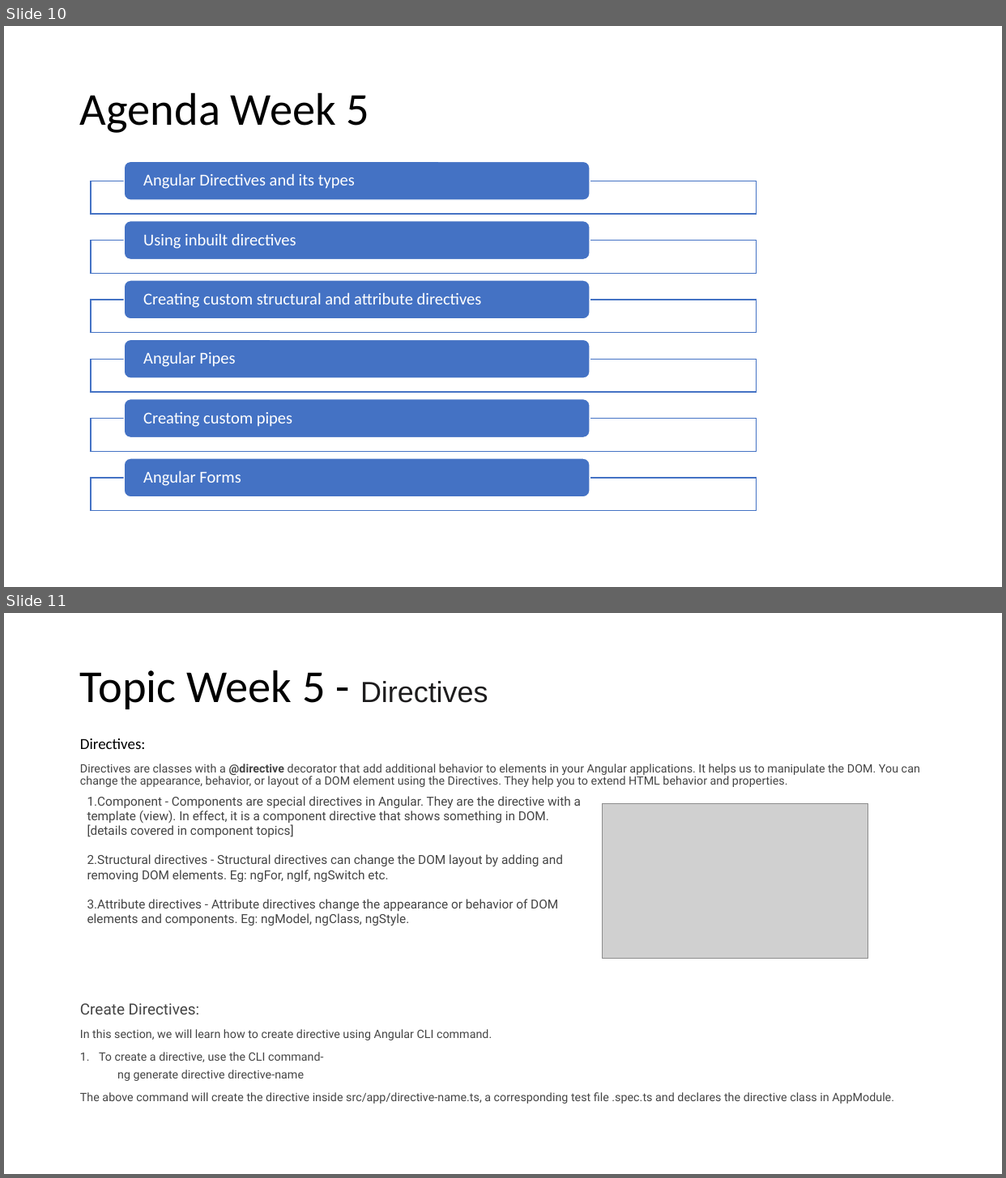
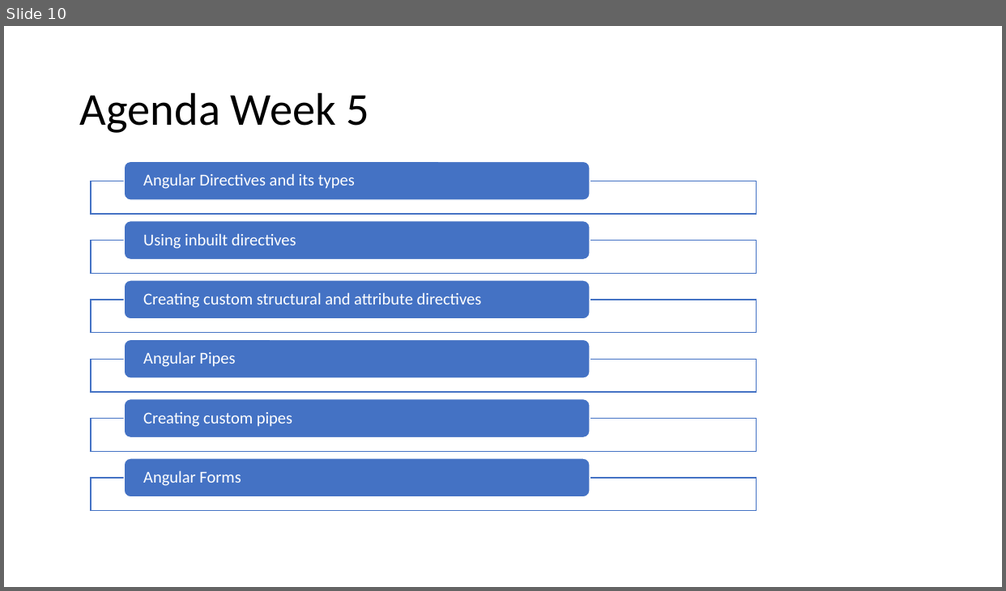
Before and after one commit to spoorthiempowher/Empowher-Curriculum, a slide deck: Angular/EmpowHer - Tech Curriculum (1).pptx. Shown one above the other, each under a label of ours: slides 10 and 11 before the commit, slide 10 after it. The pictures are 1006x1178 and 1006x591 pixels, drawn with LibreOffice and Linux fonts; fonts in the diff are those of the drawing; grey boxes stand for pictures. Boxes give left, top, right and bottom in pixels: in the first picture for what was removed or moved away, otherwise in the second. Text is boxed around its words. In the diff, an @@ line names an element or a change of style, - is before the commit and + after.

Commit message:
updated angular directives and pipes

```diff
--- a/Angular/EmpowHer - Tech Curriculum (1).pptx
+++ b/Angular/EmpowHer - Tech Curriculum (1).pptx
@@ slide 11 removed at (x1=4, y1=613, x2=1002, y2=1174), background #FFFFFF @@
@@ title removed at (x1=80, y1=670, x2=488, y2=709) @@
-Topic Week 5 - Directives
@@ text removed at (x1=80, y1=739, x2=920, y2=1104) @@
-Directives:
-Directives are classes with a @directive decorator that add additional behavior to elements in your Angular applications. It helps us to manipulate the DOM. You can change the appearance, behavior, or layout of a DOM element using the Directives. They help you to extend HTML behavior and properties.
-Create Directives:
-In this section, we will learn how to create directive using Angular CLI command.
-1. To create a directive, use the CLI command-
-  ng generate directive directive-name
-The above command will create the directive inside src/app/directive-name.ts, a corresponding test file .spec.ts and declares the directive class in AppModule.
@@ table removed at (x1=79, y1=791, x2=868, y2=971), 1 rows, 2 columns @@
-Component - Components are special directives in Angular. They are the directive with a template (view). In effect, it is a component directive that shows something in DOM. [details covered in component topics] / Structural directives - Structural directives can change the DOM layout by adding and removing DOM elements. Eg: ngFor, ngIf, ngSwitch etc. / Attribute directives - Attribute directives change the appearance or behavior of DOM elements and components. Eg: ngModel, ngClass, ngStyle. | 
@@ picture removed at (x1=602, y1=804, x2=868, y2=958) @@
```
Also in this commit, not shown: 2 slides added.
